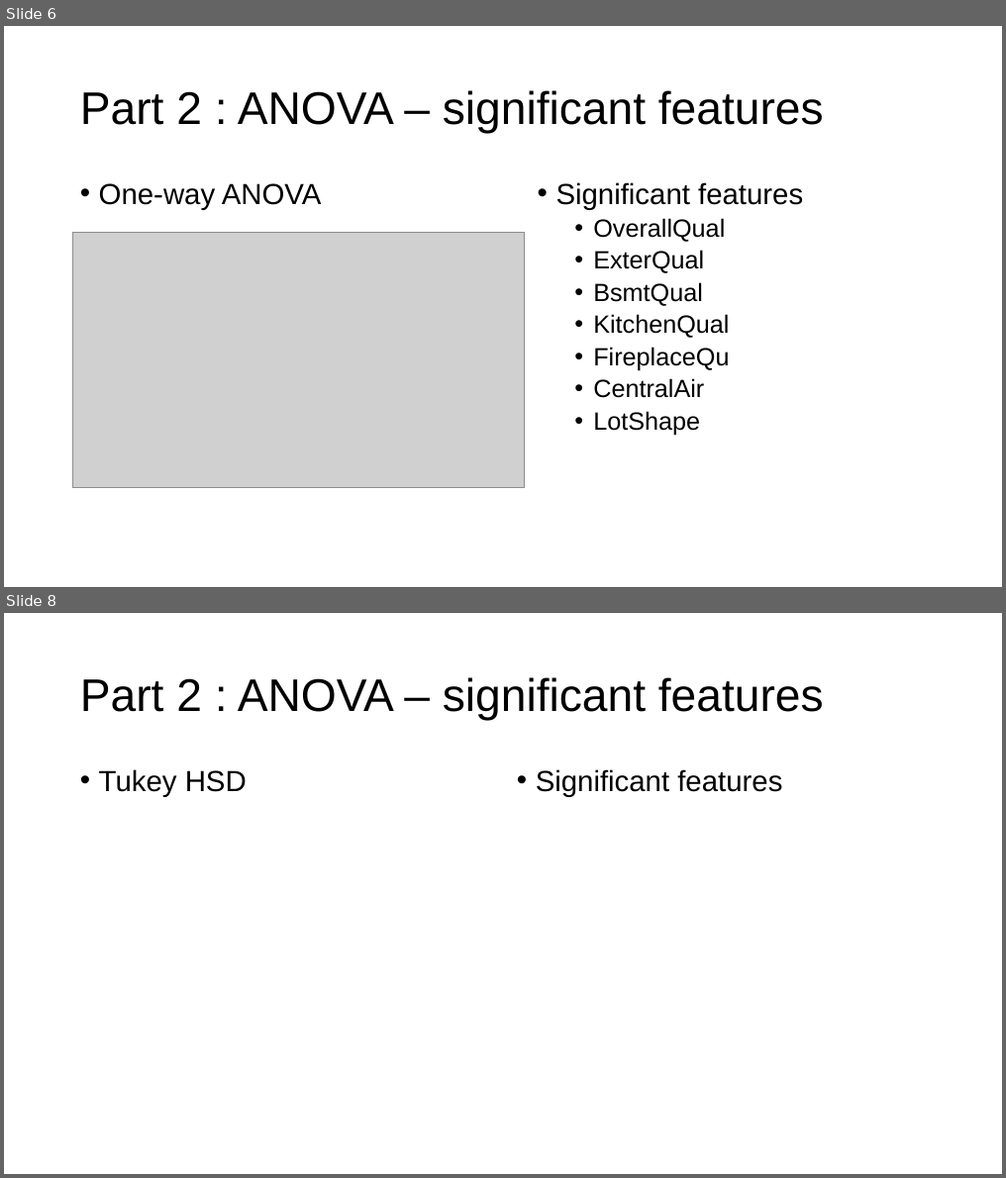
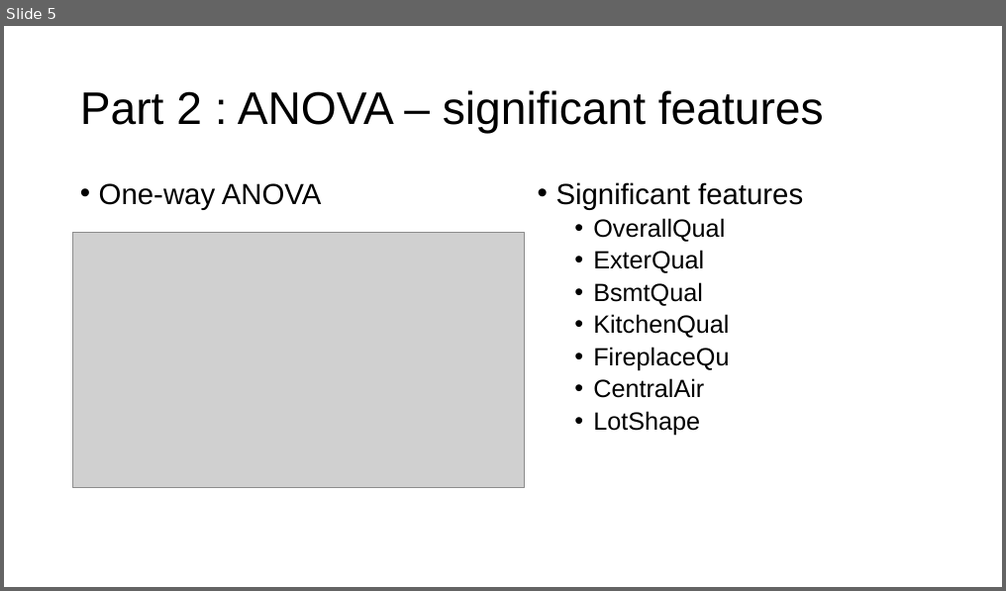
Before and after one commit to Kirill-101/CStat2026_project, a slide deck: CP_project_midterm_presentation.pptx. Shown one above the other, each under a label of ours: slides 6 and 8 before the commit, slide 5 after it; the slides between them are not shown. The pictures are 1006x1178 and 1006x591 pixels, drawn with LibreOffice and Linux fonts; fonts in the diff are those of the drawing; grey boxes stand for pictures. Boxes give left, top, right and bottom in pixels: in the first picture for what was removed or moved away, otherwise in the second. Text is boxed around its words. In the diff, an @@ line names an element or a change of style, - is before the commit and + after.

```diff
--- a/CP_project_midterm_presentation.pptx
+++ b/CP_project_midterm_presentation.pptx
@@ slide 8 removed at (x1=4, y1=613, x2=1002, y2=1174), background #FFFFFF @@
@@ title removed at (x1=80, y1=677, x2=824, y2=721) @@
-Part 2 : ANOVA – significant features
@@ text removed at (x1=99, y1=769, x2=247, y2=797) @@
-• Tukey HSD
@@ text removed at (x1=536, y1=769, x2=782, y2=797) @@
-• Significant features
@@ what was slide 6 is now slide 5 @@
```
Also in this commit, not shown: 2 slides changed, 3 other slides removed, 2 other files.
